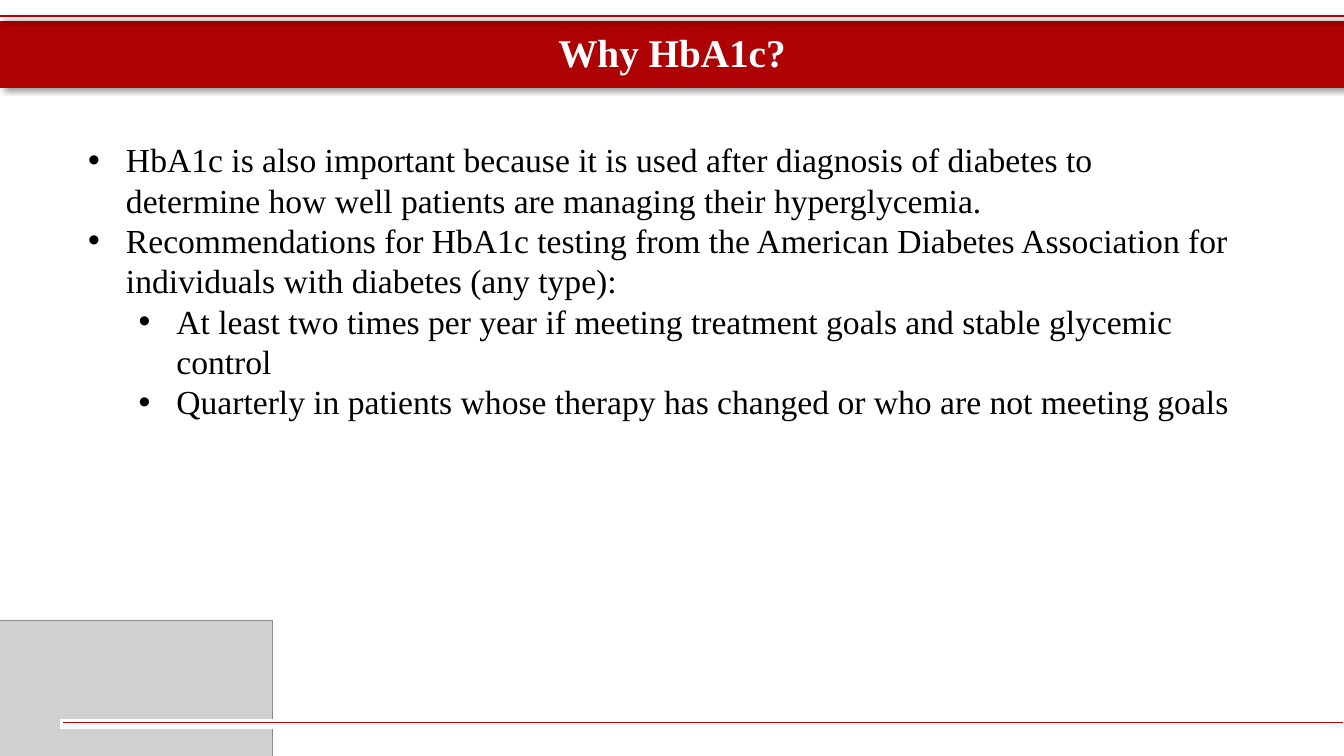
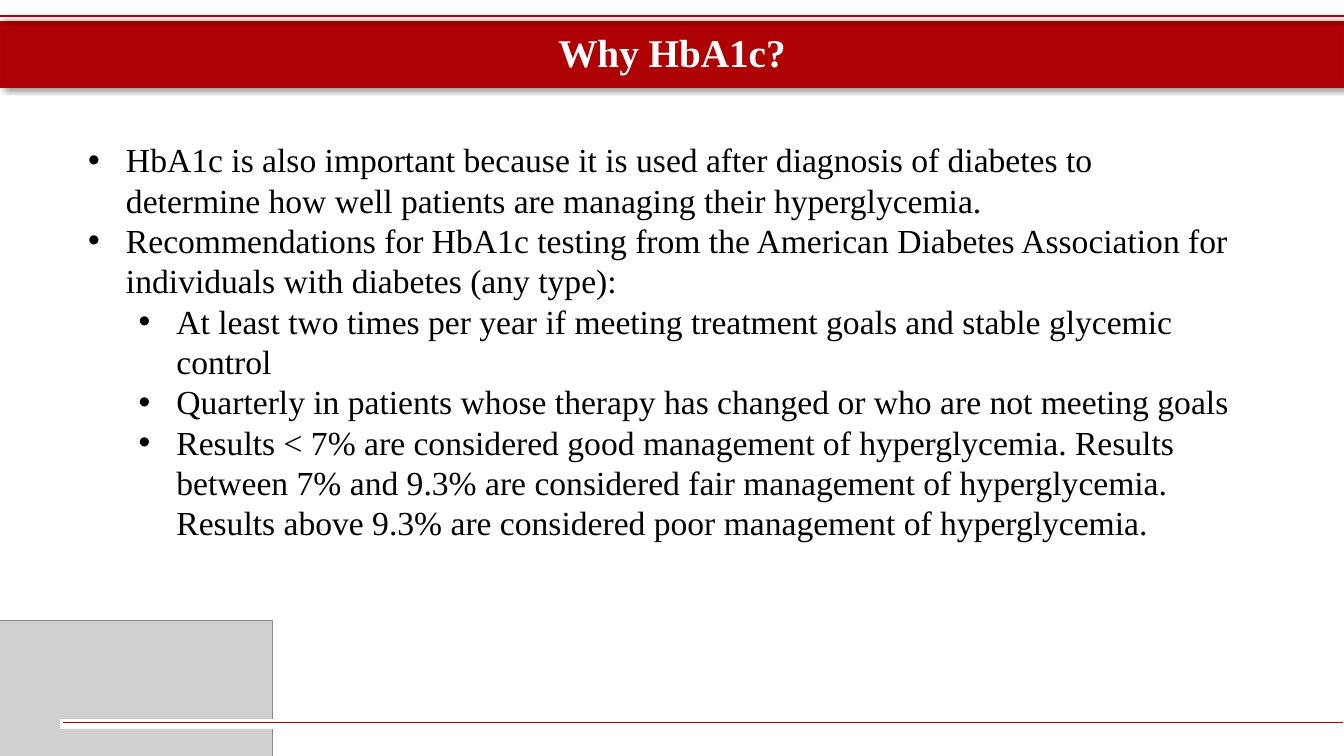
Before and after one commit to davidwsant/systems-modeling-DS, a slide deck: slide 5 of Donut Giveup Group 4 HbA1c Working Draft.pptx. Drawn at 1344x756 pixels with LibreOffice and Linux fonts; fonts in the diff are those of the drawing; grey boxes stand for pictures. Boxes give left, top, right and bottom in pixels: in the first picture for what was removed or moved away, otherwise in the second. Text is boxed around its words. In the diff, an @@ line names an element or a change of style, - is before the commit and + after.

```diff
--- a/Donut Giveup Group 4 HbA1c Working Draft.pptx
+++ b/Donut Giveup Group 4 HbA1c Working Draft.pptx
@@ text at (176,431,1174,542): paragraph added @@
+  • Results < 7% are considered good management of hyperglycemia. Results between 7% and 9.3% are considered fair management of hyperglycemia. Results above 9.3% are considered poor management of hyperglycemia.
```
Also in this commit, not shown: 4 other slides changed, 2 slides added, 3 other files.
